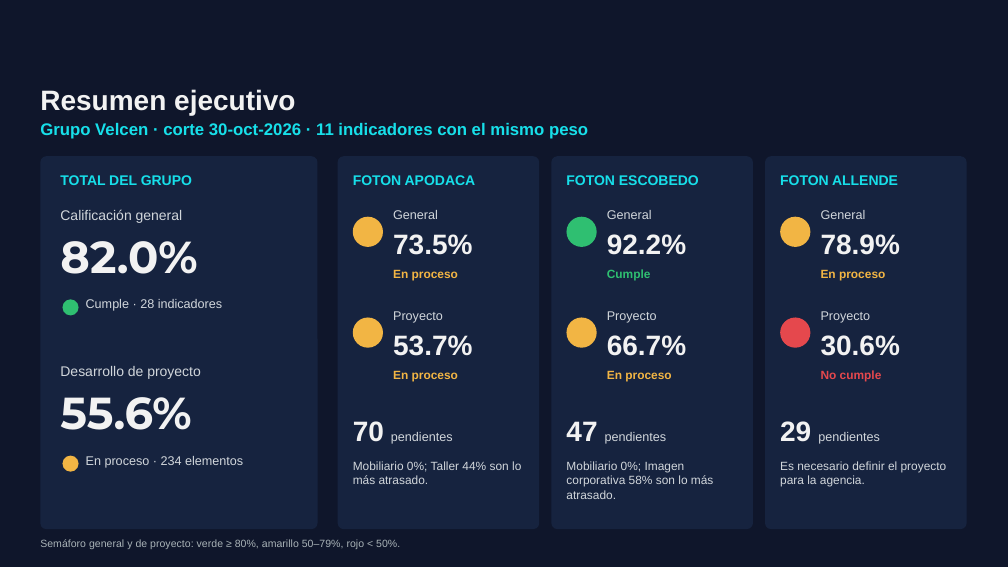
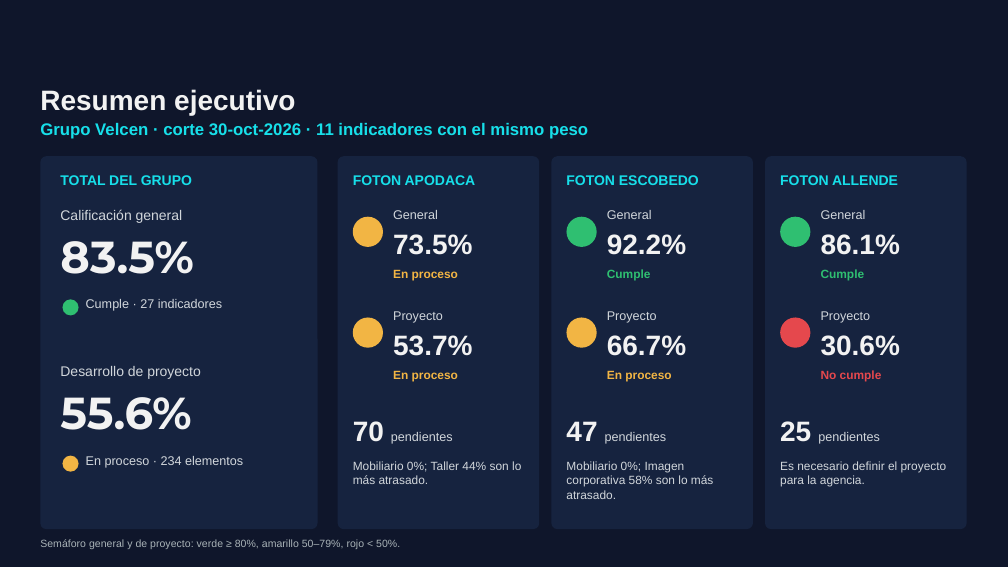
Before and after one commit to ReneDiz/Estatus-Distribuidores, a slide deck: slide 2 of presentacion/Grupo_Velcen_Estatus_nov2026.pptx. Drawn at 1008x567 pixels with LibreOffice and Linux fonts; fonts in the diff are those of the drawing; background and template pictures are left out. Boxes give left, top, right and bottom in pixels: in the first picture for what was removed or moved away, otherwise in the second. Text is boxed around its words. In the diff, an @@ line names an element or a change of style, - is before the commit and + after.

```diff
--- a/presentacion/Grupo_Velcen_Estatus_nov2026.pptx
+++ b/presentacion/Grupo_Velcen_Estatus_nov2026.pptx
@@ ellipse at box(780, 217, 810, 247): fill #F2B544 to #2FBF71 @@
@@ text at box(821, 234, 900, 255): text changed @@
-78.9%
+86.1%
@@ text at box(60, 241, 193, 274): text changed @@
-82.0%
+83.5%
@@ text at box(821, 269, 865, 281): text changed; text colour #F2B544 to #2FBF71 @@
-En proceso
+Cumple
@@ text at box(86, 299, 222, 311): text changed @@
-Cumple · 28 indicadores
+Cumple · 27 indicadores
@@ text at box(780, 421, 880, 444): text changed @@
-29 pendientes
+25 pendientes
```
Also in this commit, not shown: 5 other slides changed, 1 slide removed, 6 other files.
